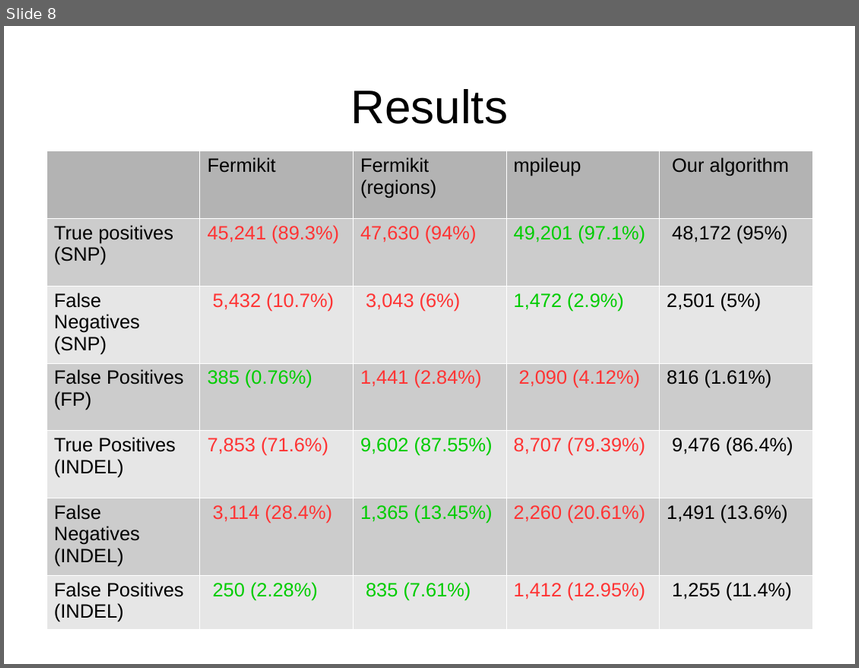
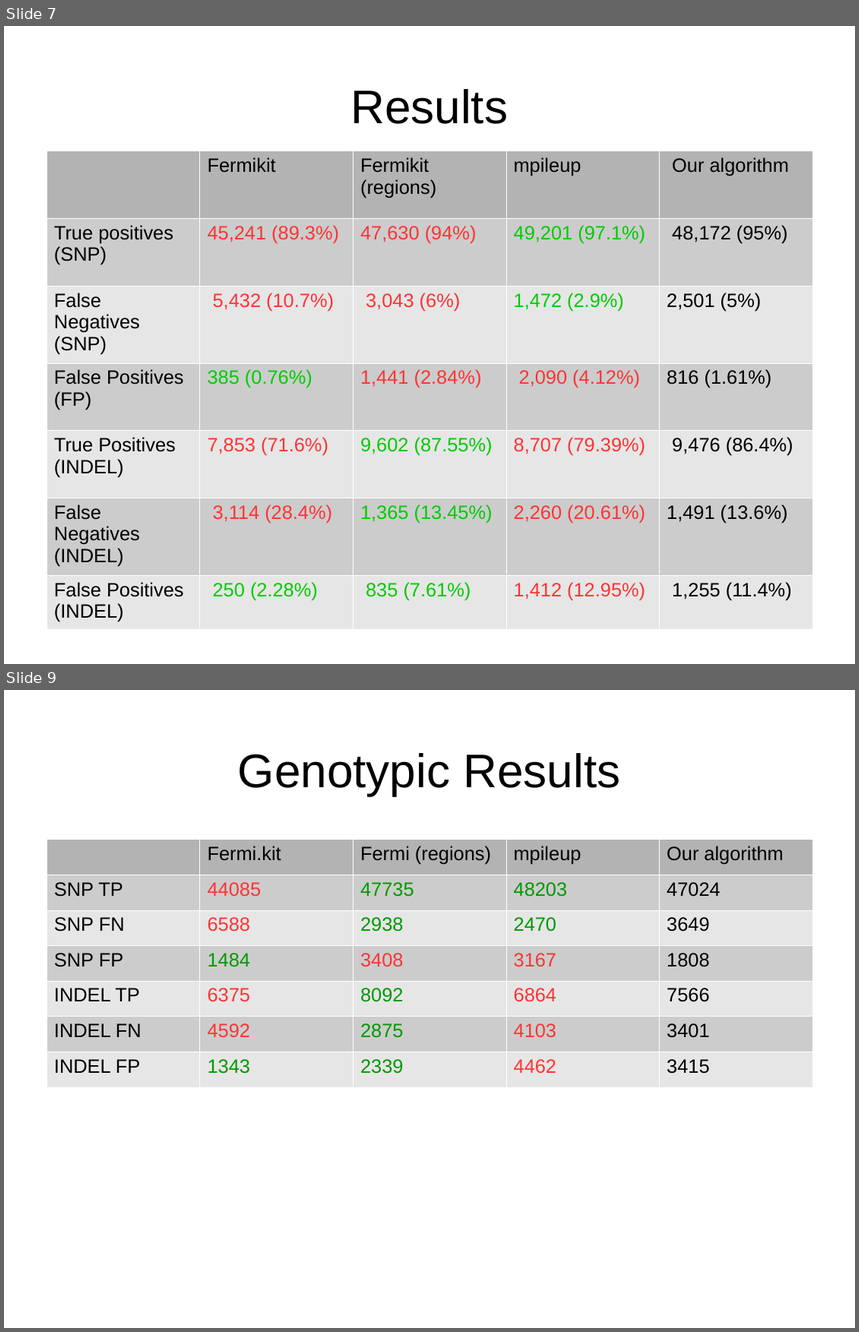
Before and after one commit to MartinDrab/Genetics, a slide deck: ppt/obhajoba/obhajoba.odp. Shown one above the other, each under a label of ours: slide 8 before the commit, slides 7 and 9 after it; the slides between them are not shown. The pictures are 859x668 and 859x1332 pixels, drawn with LibreOffice and Linux fonts; fonts in the diff are those of the drawing. Boxes give left, top, right and bottom in pixels: in the first picture for what was removed or moved away, otherwise in the second. Text is boxed around its words. In the diff, an @@ line names an element or a change of style, - is before the commit and + after.

```diff
--- a/ppt/obhajoba/obhajoba.odp
+++ b/ppt/obhajoba/obhajoba.odp
@@ slide 9 added at (x1=4, y1=690, x2=855, y2=1328), background #FFFFFF @@
@@ title added at (x1=238, y1=753, x2=620, y2=796), 44 pt, text #000000 @@
+Genotypic Results
@@ table added at (x1=47, y1=839, x2=812, y2=1087), 7 rows, 5 columns @@
+ | Fermi.kit | Fermi (regions) | mpileup | Our algorithm
+SNP TP | 44085 | 47735 | 48203 | 47024
+SNP FN | 6588 | 2938 | 2470 | 3649
+SNP FP | 1484 | 3408 | 3167 | 1808
+INDEL TP | 6375 | 8092 | 6864 | 7566
+INDEL FN | 4592 | 2875 | 4103 | 3401
+INDEL FP | 1343 | 2339 | 4462 | 3415
@@ what was slide 8 is now slide 7 @@
```
Also in this commit, not shown: 2 slides changed, 1 other slide added, 2 slides removed, 4 other files.
